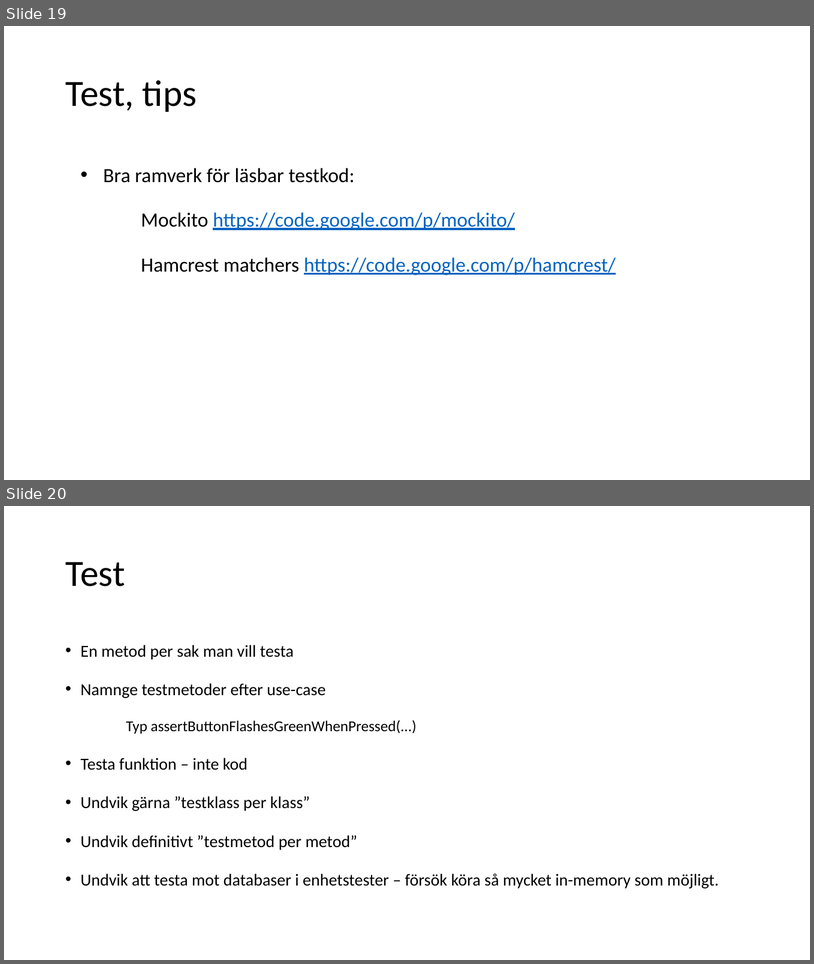
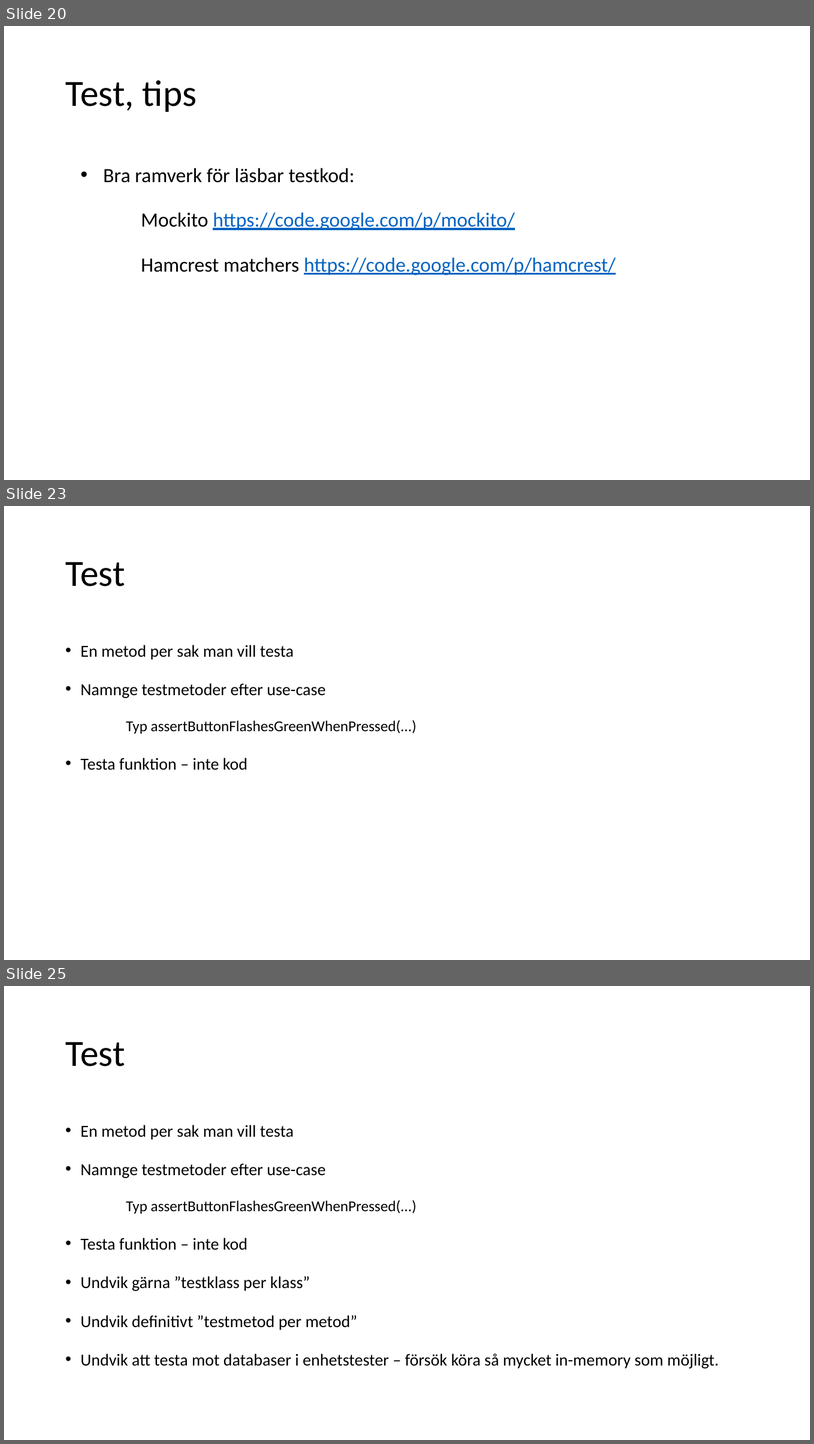
Before and after one commit to aludkiewicz/kodarskolan, a slide deck: Kodarskolan.pptx. Shown one above the other, each under a label of ours: slides 19 and 20 before the commit, slides 20, 23 and 25 after it; the slides between them are not shown. The pictures are 814x964 and 814x1444 pixels, drawn with LibreOffice and Linux fonts; fonts in the diff are those of the drawing. Boxes give left, top, right and bottom in pixels: in the first picture for what was removed or moved away, otherwise in the second. Text is boxed around its words. In the diff, an @@ line names an element or a change of style, - is before the commit and + after.

```diff
--- a/Kodarskolan.pptx
+++ b/Kodarskolan.pptx
@@ slide 23 added at (4,506,810,960), background #FFFFFF @@
@@ title added at (65,562,125,586), 44 pt, text #000000 @@
+Test
@@ text added at (81,645,417,770), 20 pt, text #000000 @@
+• En metod per sak man vill testa
+• Namnge testmetoder efter use-case
+Typ assertButtonFlashesGreenWhenPressed(...)
+• Testa funktion – inte kod
@@ what was slide 19 is now slide 20 @@
@@ what was slide 20 is now slide 25 @@
```
Also in this commit, not shown: 8 slides changed, 9 other slides added, 2 slides removed, 1 other file.
